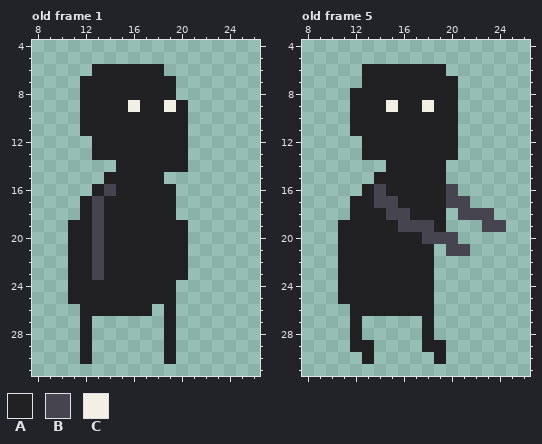
Pixel-art file -- asset_projects/aseprite/elemental-catalyst_jump.aseprite. The picture above is the old version.
32x32 pixels, 6 frames. Shown: old frame 1: x 8..26, y 4..31; old frame 5: x 8..26, y 4..31. The commit also changed other frames, which this record leaves out.
Palette (. is transparent): A #212123  B #45444f  C #f2f0e5
Pixels before, old frame 1, first column x 11:
 6 ..AAAAAA..
 7 .AAAAAAAA.
 8 .AAAAAAAA.
 9 .AAAACAACA
10 .AAAAAAAAA
11 .AAAAAAAAA
12 ..AAAAAAAA
13 ..AAAAAAAA
14 ....AAAAAA
15 ...AAAAA..
16 ..ABAAAAA.
17 .ABAAAAAA.
18 .ABAAAAAA.
19 AABAAAAAAA
20 AABAAAAAAA
21 AABAAAAAAA
22 AABAAAAAAA
23 AABAAAAAAA
24 AAAAAAAAA.
25 AAAAAAAAA.
26 .AAAAAA.A.
27 .A......A.
28 .A......A.
29 .A......A.
30 .A......A.
Pixels before, old frame 5, first column x 11:
 6 ..AAAAAAA.....
 7 ..AAAAAAAA....
 8 .AAAAAAAAA....
 9 .AAACAACAA....
10 .AAAAAAAAA....
11 .AAAAAAAAA....
12 ..AAAAAAAA....
13 ..AAAAAAAA....
14 ....AAAAA.....
15 ...AAAAAA.....
16 ..ABAAAAAB....
17 .AABBAAAABB...
18 .AAABBAAA.BBB.
19 AAAAABBBA...BB
20 AAAAAAABBB....
21 AAAAAAAA.BB...
22 AAAAAAAA......
23 AAAAAAAA......
24 AAAAAAAA......
25 AAAAAAAA......
26 .AAAAAAA......
27 .A.....A......
28 .A.....A......
29 .AA....AA.....
30 ..A.....A.....
Once edited:
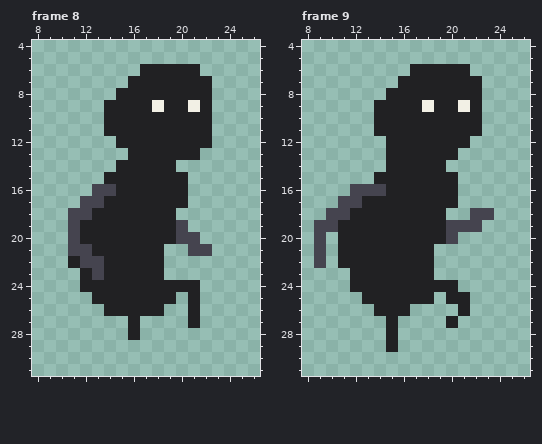
A new or re-ordered frame is compared with the old frame closest to it.
The commit says: add state machine to player character
The edit:
frames 6 -> 13
Changed rows in their new state; - is an unchanged pixel.
Frame 8 is new; against old frame 1, layer "Character":
first column x 11:
 6 --....--AAA-
 7 -....----AAA
 8 -...-----AAA
 9 -..--A-CA-CA
10 -..-------AA
11 -..-------AA
12 --..------AA
13 --...-----A-
14 ---------.--
15 --------AA--
16 --B------A--
17 -B-------A--
18 BBA---------
19 B-A------B--
20 B-A------BB-
21 BBA-----..BB
22 -B------..--
23 .-------..--
24 .--------AA-
25 ..--------A-
26 -..----A.-A-
27 -.---A--.-A-
28 -.---A--.---
29 -.------.---
30 -.------.---
Frame 9 is new; against old frame 5, layer "Character":
first column x 9:
 6 ----....---AA---
 7 ----...-----AA--
 8 ---...------AA--
 9 ---..-A-----CA--
10 ---..-------AA--
11 ---..-------AA--
12 ----..------A---
13 ----..----------
15 -----------A----
16 ---BB------A----
17 --BB-AA----A.---
18 -BB---AA----.---
19 BB-----AAA-BBB..
20 B--------AA-----
21 B----------..---
22 B---------------
23 --.-------------
24 --.-------AA----
25 --..-------AA---
26 ---..---..--A---
27 ---.--A--.-A----
28 ---.--A--.------
29 ---..-A--..-----
30 ----.-----.-----
Boxes around the changes in both pictures, in picture pixels (x1, y1, x2, y2):
changed: (68, 64, 212, 364)
changed: (314, 64, 506, 364)
